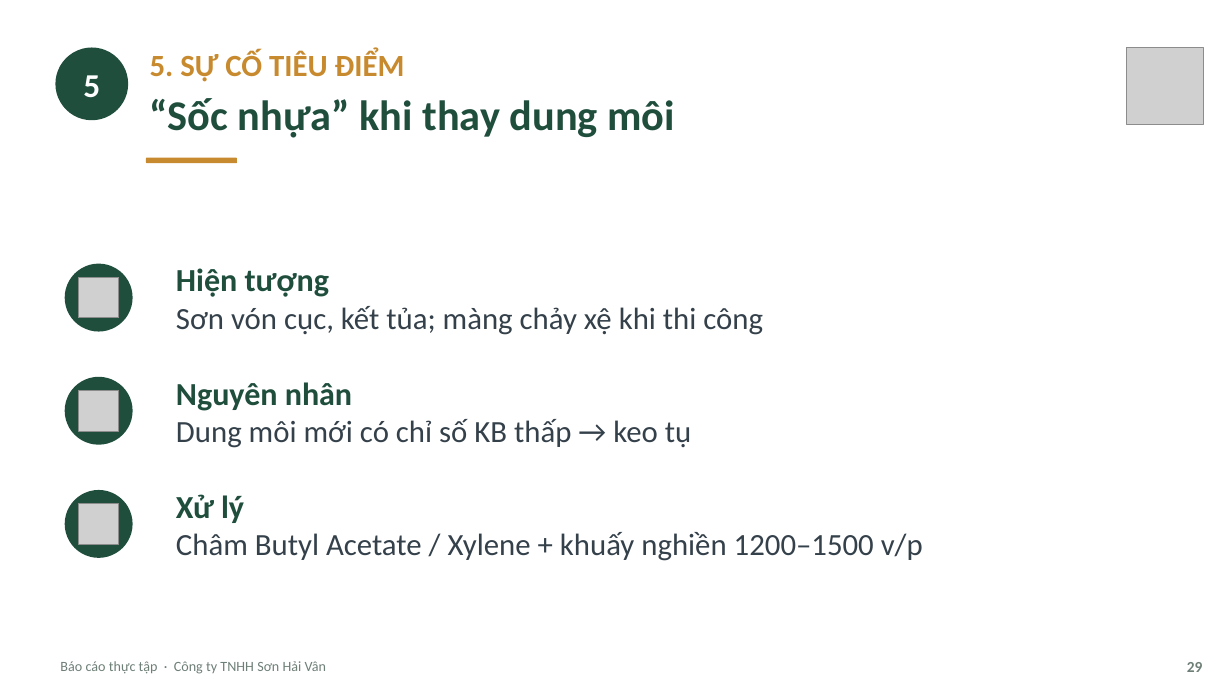
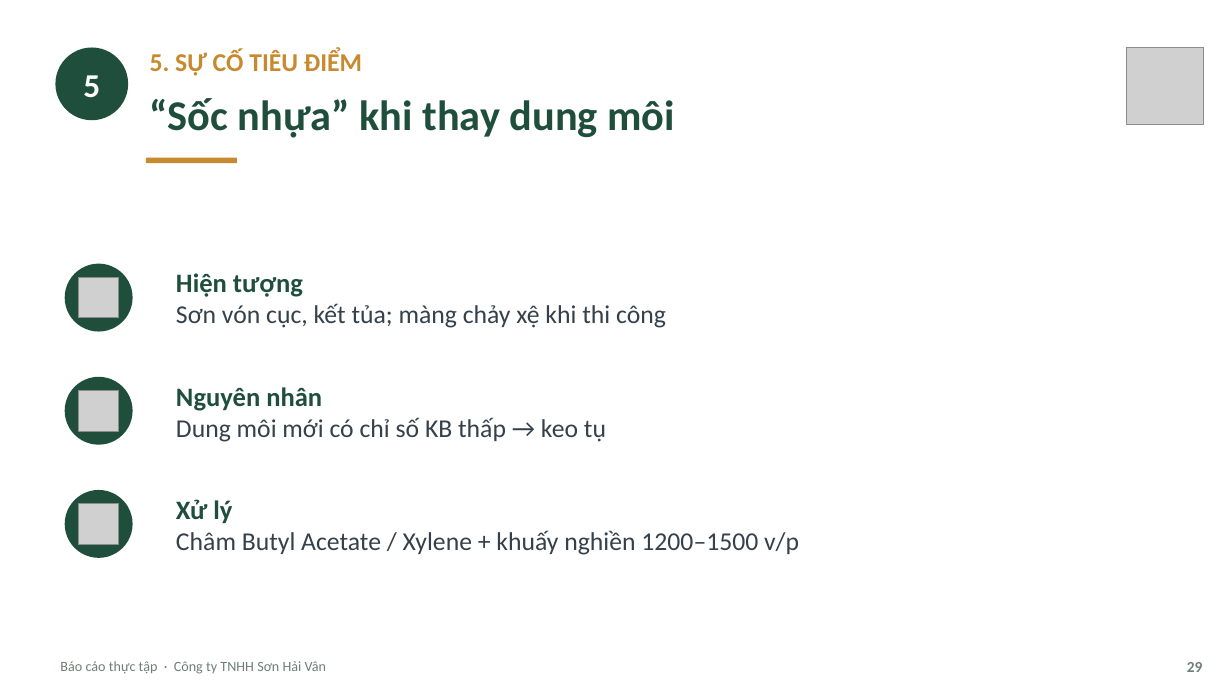
Before and after one commit to tranconcoder/pubic-resources, a slide deck: slide 29 of SuHeo/Báo cáo thực tập - Sơn Hải Vân.pptx. Drawn at 1232x693 pixels with LibreOffice and Linux fonts; fonts in the diff are those of the drawing; grey boxes stand for pictures. Boxes give left, top, right and bottom in pixels: in the first picture for what was removed or moved away, otherwise in the second. Text is boxed around its words. In the diff, an @@ line names an element or a change of style, - is before the commit and + after.

```diff
--- a/SuHeo/Báo cáo thực tập - Sơn Hải Vân.pptx
+++ b/SuHeo/Báo cáo thực tập - Sơn Hải Vân.pptx
@@ text "5. SỰ CỐ TIÊU ĐIỂM" at box(150, 50, 362, 76): size 24 to 20 pt @@
@@ text "Hiện tượng" at box(176, 273, 666, 328): size 25 to 20.8 pt in "Hiện tượng"; size 24 to 20 pt in "Sơn vón cục, kết tủa; màng chảy ..." @@
@@ text "Nguyên nhân" at box(176, 387, 606, 442): size 25 to 20.8 pt in "Nguyên nhân"; size 24 to 20 pt in "Dung môi mới có chỉ số KB ..." @@
@@ text "Xử lý" at box(176, 499, 799, 555): size 25 to 20.8 pt in "Xử lý"; size 24 to 20 pt @@
```
Also in this commit, not shown: 33 other slides changed, 1 other file.
